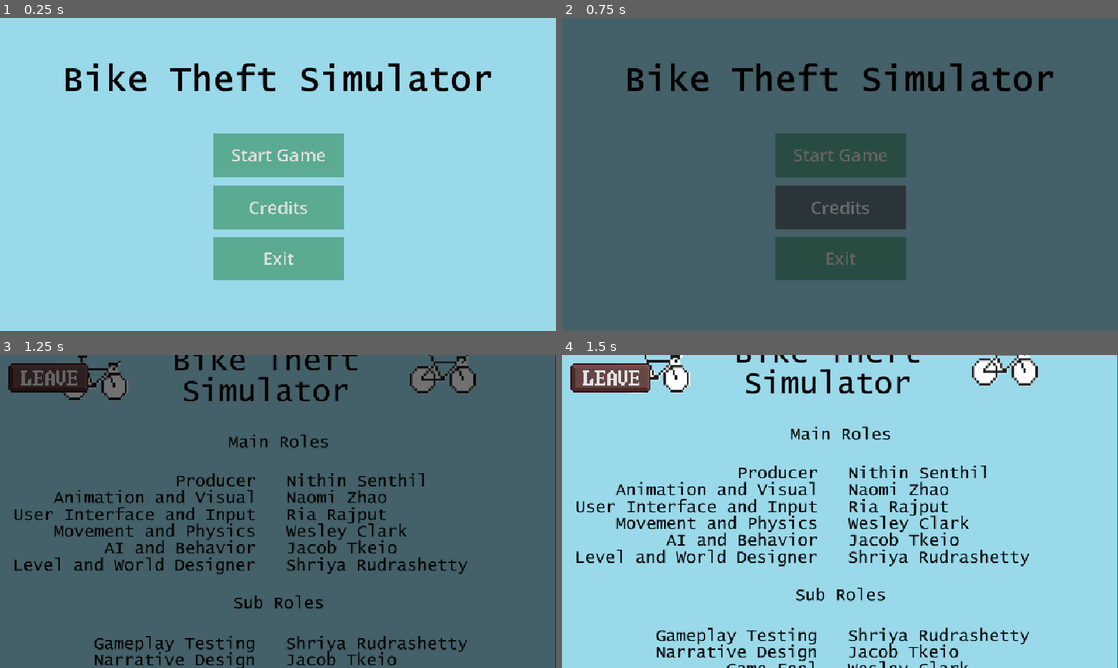
Above: before the commit, frames 1-4 (two rows, left to right).
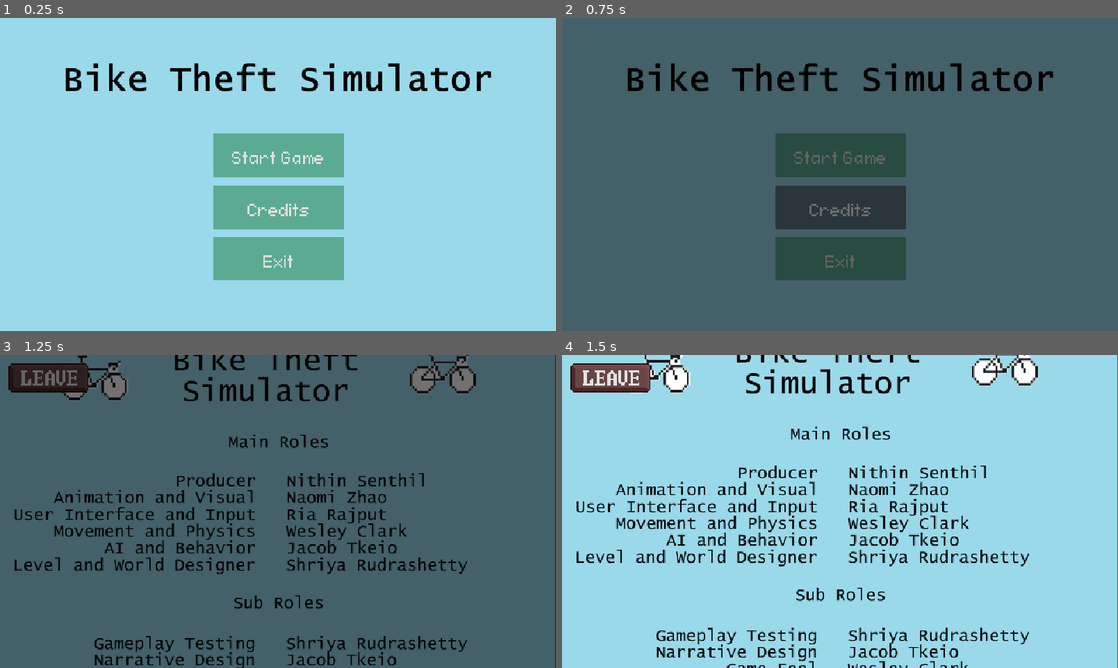
Above: after the commit, the same moments.

Repository: nithinsenthil/UCDBTS
Game: Godot game, scene res://Scenes/title.tscn
Two runs of this game, one before a commit and one after it. Both use one fixed random seed, a clock stepped at 60 frames per second and the inputs below. The engine's default icon, where the game draws it, is replaced by a stand-in: a white triangle on a blue panel in a dark square.
Inputs (mouse positions are in pixels of both pictures, inside the frame that each line leads up to):
- Up to frame 1 (0.25 s): no input
- Up to frame 2 (0.75 s): click "Credits" at 0.5 s
- Up to frame 3 (1.25 s): no input
- Up to frame 4 (1.5 s): click (612, 380) at 1.25 s

The runs differ from the first frame. In frame 1, 0.7% of the frame differs, in the area x 41-59%, y 42-80%; in frame 2, 0.6%; in frame 3, nothing differs; in frame 4, nothing differs.

Commit message:
Switch all regular text to pixel sans

Diff:
--- a/ucdbts/Scenes/shop.tscn
+++ b/ucdbts/Scenes/shop.tscn
@@ -39,6 +39,9 @@
 offset_top = 22.0
 offset_right = 369.0
 offset_bottom = 64.0
+theme_override_font_sizes/font_size = 32
+text = "$50 "
+horizontal_alignment = 2
 script = ExtResource("4_fdj0q")
 
 [node name="Buy1" type="TextureButton" parent="."]
--- a/ucdbts/Scenes/title.tscn
+++ b/ucdbts/Scenes/title.tscn
@@ -33,7 +33,7 @@
 offset_top = -94.0
 offset_right = 152.0
 offset_bottom = 6.0
-theme_override_font_sizes/font_size = 40
+theme_override_font_sizes/font_size = 64
 theme_override_styles/normal = SubResource("StyleBoxFlat_yosvi")
 text = "Start Game"
 script = ExtResource("2_ekrfg")
@@ -44,7 +44,7 @@
 offset_top = 144.0
 offset_right = 152.0
 offset_bottom = 244.0
-theme_override_font_sizes/font_size = 40
+theme_override_font_sizes/font_size = 64
 theme_override_styles/normal = SubResource("StyleBoxFlat_2qdx2")
 text = "Exit"
 script = ExtResource("4_q2qps")
@@ -55,7 +55,7 @@
 offset_top = 26.0
 offset_right = 152.0
 offset_bottom = 126.0
-theme_override_font_sizes/font_size = 40
+theme_override_font_sizes/font_size = 64
 theme_override_styles/normal = SubResource("StyleBoxFlat_3eqdi")
 text = "Credits"
 script = ExtResource("5_yosvi")
--- a/ucdbts/project.godot
+++ b/ucdbts/project.godot
@@ -28,6 +28,10 @@
 window/size/window_width_override=1920
 window/size/window_height_override=1080
 window/stretch/mode="viewport"
+
+[gui]
+
+theme/custom_font="uid://cj4fmmg5hruet"
 
 [input]
 
Binary file added: ucdbts/Assets/fonts/pixel-sans.ttf
Not shown, added: ucdbts/Assets/fonts/pixel-sans.ttf.import
Not shown: 1 places in ucdbts/Scenes/title.tscn that only renumber resources
